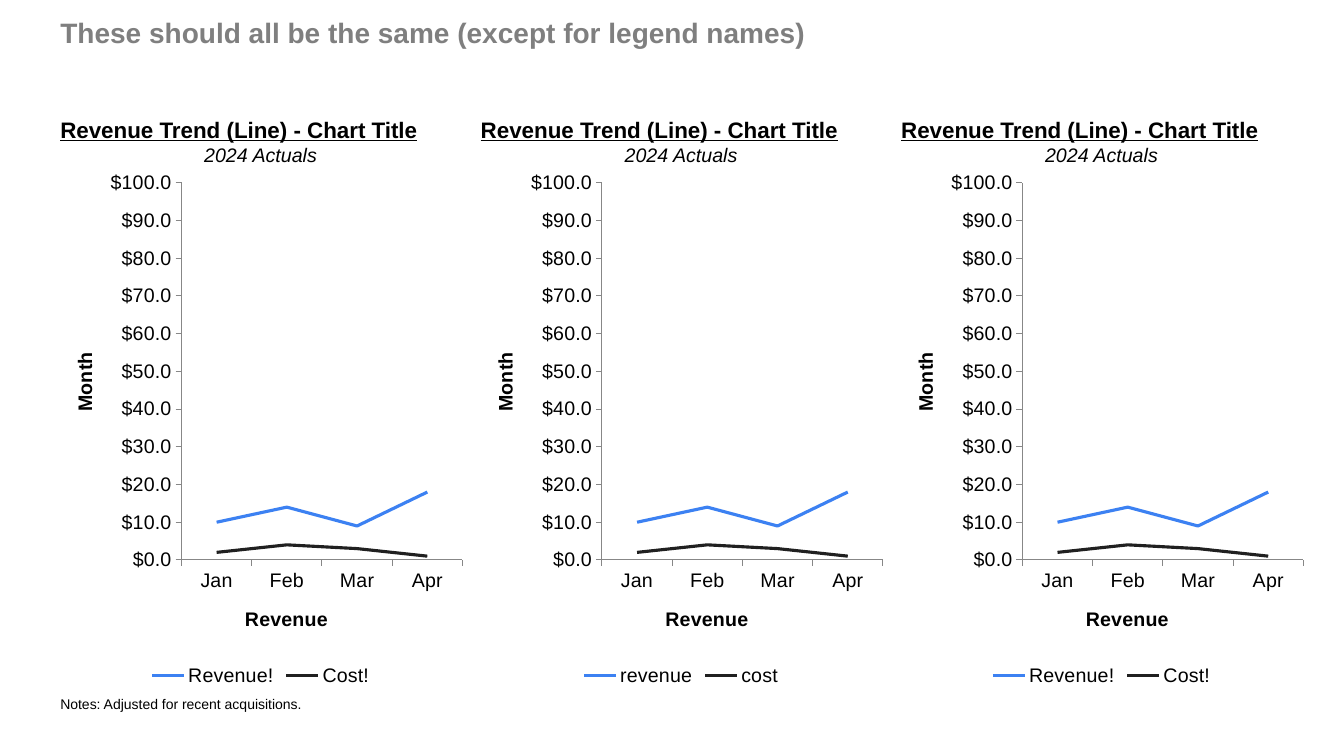
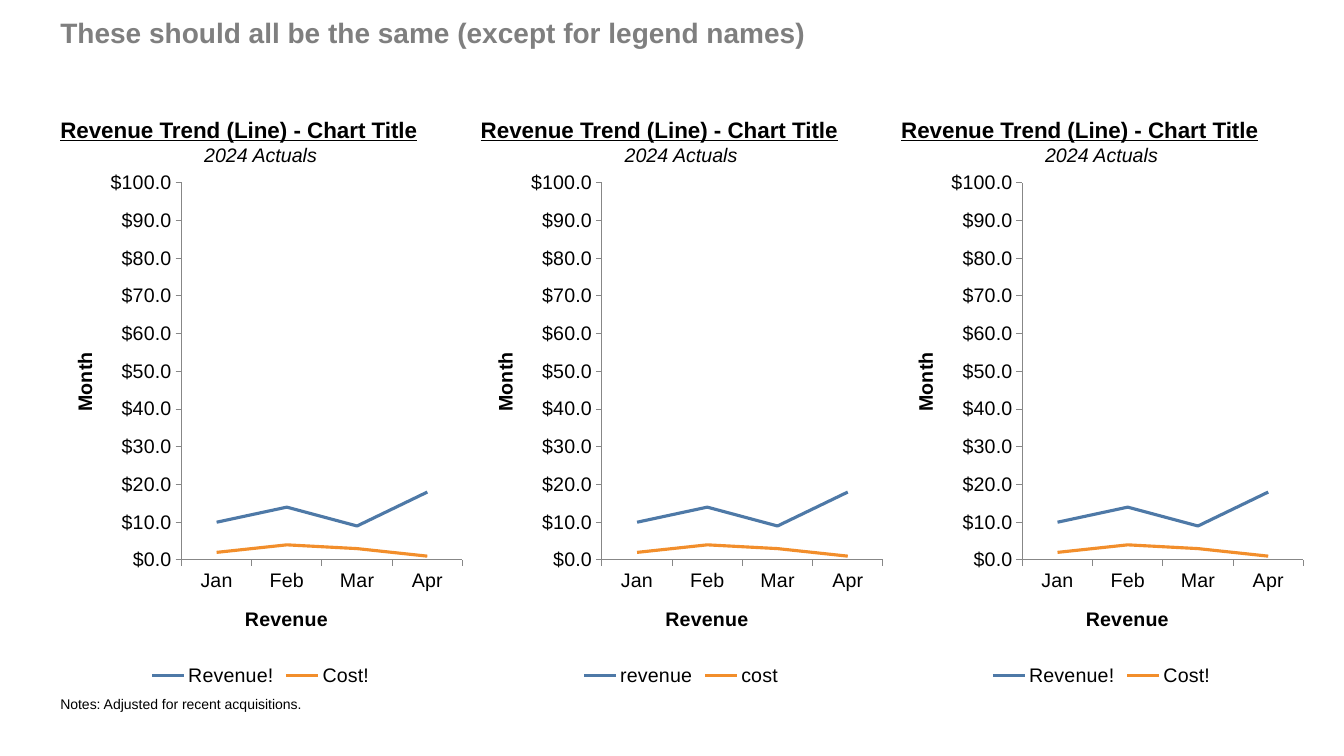
Before and after one commit to josephcobb111/deckbridge, a slide deck: slide 5 of notebooks/demo.pptx. Drawn at 1344x756 pixels with LibreOffice and Linux fonts; fonts in the diff are those of the drawing. Boxes give left, top, right and bottom in pixels: in the first picture for what was removed or moved away, otherwise in the second. Text is boxed around its words. In the diff, an @@ line names an element or a change of style, - is before the commit and + after.

```diff
--- a/notebooks/demo.pptx
+++ b/notebooks/demo.pptx
@@ line chart at (50,161,471,691) @@
@@ colour of Revenue! #4285F4 to #4E79A7 @@
@@ colour of Cost! #212121 to #F28E2B @@
@@ line chart at (471,161,891,691) @@
@@ colour of revenue #4285F4 to #4E79A7 @@
@@ colour of cost #212121 to #F28E2B @@
@@ line chart at (891,161,1312,691) @@
@@ colour of Revenue! #4285F4 to #4E79A7 @@
@@ colour of Cost! #212121 to #F28E2B @@
```
Also in this commit, not shown: 3 other slides changed, 4 other files.
